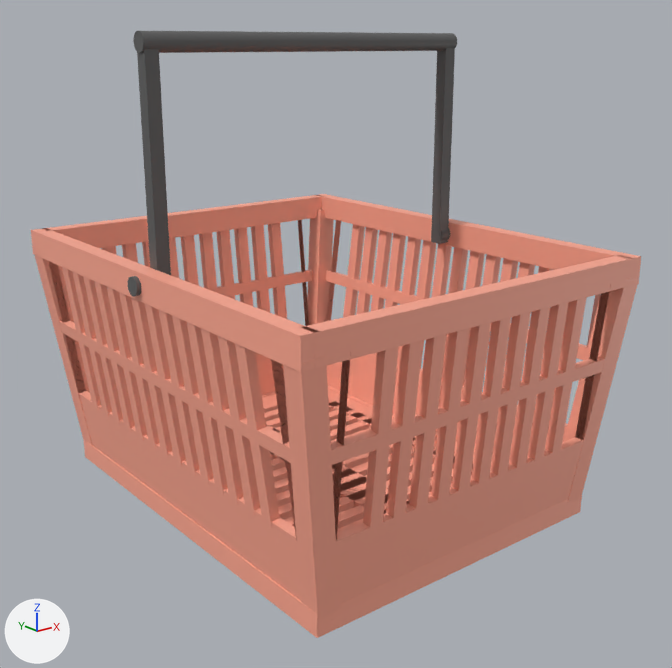
What one commit did to the glTF model VR/assets/shopping_basket.gltf.
Before and after are seen from a 50 mm lens placed at (-12.73, -16.65, 11.15), pointed at (0.1, -0.61, 4.74). The lights are fixed; the arrows at lower left show +X, +Y and +Z. Where no turn or scale is listed for an object, it has been applied to the vertices. Vertices at the same position are counted once.
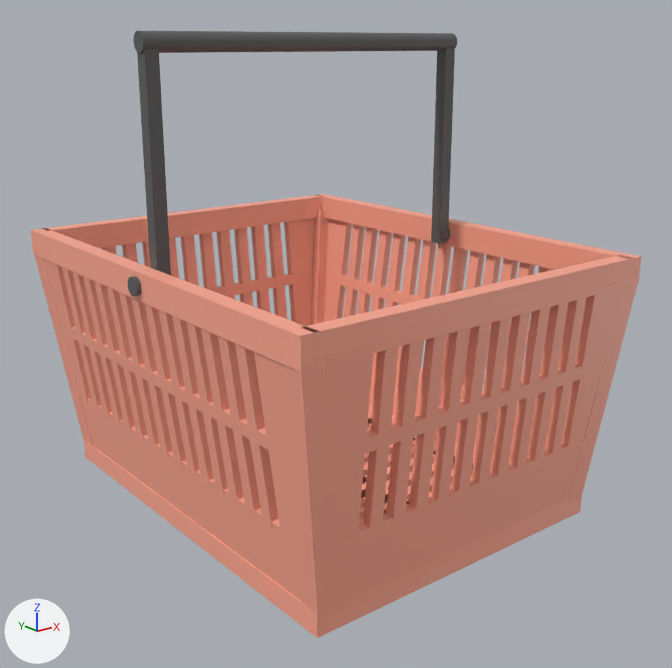
Commit message: fixed shopping basket 3d model

What the commit changed:
me_mesh_8 is used by ob_mesh_8; location (-4.16, 4.63, 4.47).
me_mesh_8 had 4 vertices, 4 faces and spanned x -0.35..0.35, y 0.0, z -1.9..1.9.
me_mesh_8 now has 8 vertices, 12 faces and spans x -0.35..0.35, y -0.5..0.5, z -1.9..1.9.
me_mesh_8 part 1: the whole mesh is rebuilt.
me_mesh_9 is used by ob_mesh_9; location (-4.16, -4.64, 4.47).
me_mesh_9 had 4 vertices, 4 faces and spanned x -0.35..0.35, y 0.0, z -1.9..1.9.
me_mesh_9 now has 8 vertices, 12 faces and spans x -0.35..0.35, y -0.5..0.5, z -1.9..1.9.
me_mesh_9 part 2: the whole mesh is rebuilt.
me_mesh_10 is used by ob_mesh_10; location (4.15, -4.63, 4.46).
me_mesh_10 had 4 vertices, 4 faces and spanned x -0.35..0.35, y 0.0, z -1.9..1.9.
me_mesh_10 now has 8 vertices, 12 faces and spans x -0.35..0.35, y -0.5..0.5, z -1.9..1.9.
me_mesh_10 part 3: the whole mesh is rebuilt.
me_mesh_11 is used by ob_mesh_11; location (4.15, 4.6, 4.46).
me_mesh_11 had 4 vertices, 4 faces and spanned x -0.35..0.35, y 0.0, z -1.9..1.9.
me_mesh_11 now has 8 vertices, 12 faces and spans x -0.35..0.35, y -0.5..0.5, z -1.9..1.9.
me_mesh_11 part 4: the whole mesh is rebuilt.
me_mesh_12 is used by ob_mesh_12; location (3.51, 5.2, 4.47).
me_mesh_12 had 4 vertices, 4 faces and spanned x 0.0, y -0.29..0.29, z -1.9..1.9.
me_mesh_12 now has 8 vertices, 12 faces and spans x -0.5..0.5, y -0.29..0.29, z -1.9..1.9.
me_mesh_12 part 5: the whole mesh is rebuilt.
me_mesh_14 is used by ob_mesh_14; location (-3.51, -5.22, 4.47).
me_mesh_14 had 4 vertices, 4 faces and spanned x 0.0, y -0.29..0.29, z -1.9..1.9.
me_mesh_14 now has 8 vertices, 12 faces and spans x -0.5..0.5, y -0.29..0.29, z -1.9..1.9.
me_mesh_14 part 6: the whole mesh is rebuilt.
me_mesh_15 is used by ob_mesh_15; location (3.5, -5.22, 4.47).
me_mesh_15 had 4 vertices, 4 faces and spanned x 0.0, y -0.29..0.29, z -1.9..1.9.
me_mesh_15 now has 8 vertices, 12 faces and spans x -0.5..0.5, y -0.29..0.29, z -1.9..1.9.
me_mesh_15 part 7: the whole mesh is rebuilt.

Changed parts and their boxes [x1, y1, x2, y2] in the pictures (672 x 668 px):
'Mesh_14', reshaped (189% wider, 8% taller)
    before: [333, 360, 350, 541]
    after: [323, 345, 374, 541]
'Mesh_15', reshaped (73% wider)
    before: [575, 284, 611, 440]
    after: [562, 281, 625, 446]
'Mesh_9', reshaped
    before: [271, 359, 297, 541]
    after: [254, 352, 297, 544]
'Mesh_12', reshaped
    before: [298, 220, 309, 326]
    after: [284, 218, 314, 326]
'Mesh_11', reshaped
    before: [326, 220, 341, 321]
    after: [324, 219, 352, 322]
'Mesh_8', reshaped
    before: [49, 261, 86, 397]
    after: [43, 259, 91, 403]
part 3 of me_mesh_10, built on
    before: [587, 294, 601, 347]
'Mesh_21', unchanged, covered by the edit
    before: [327, 353, 568, 463]
    after: [369, 353, 549, 463]
